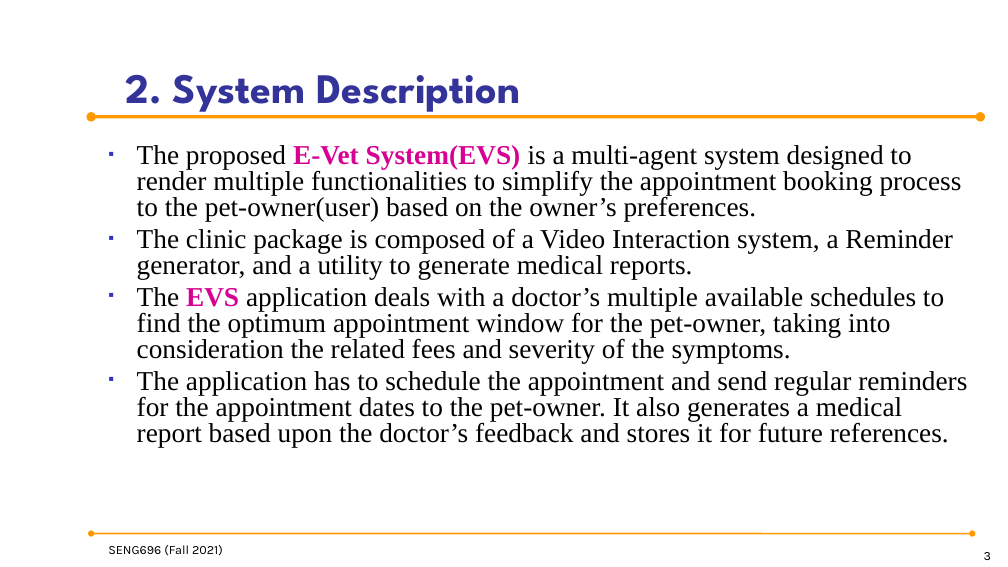
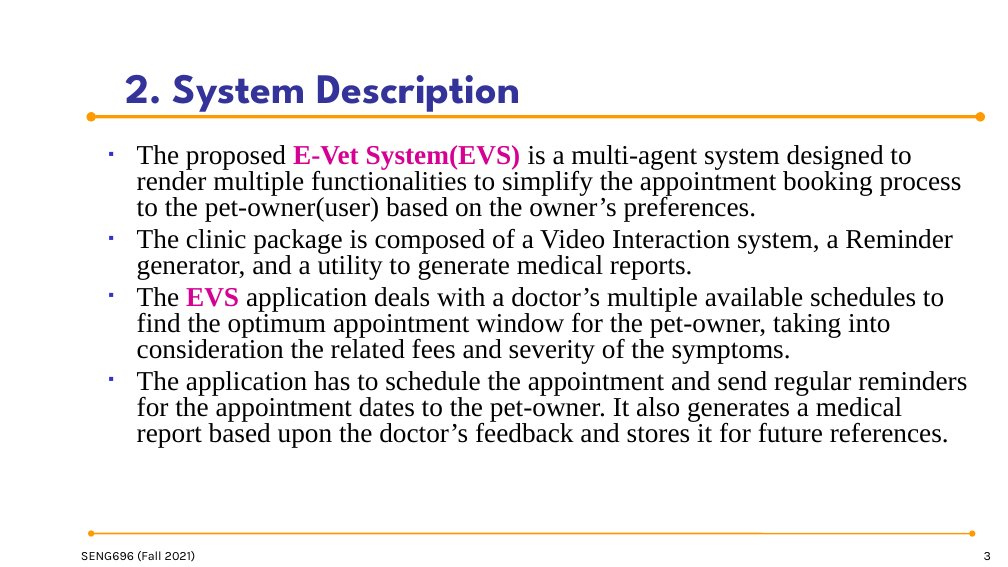
Before and after one commit to anish30145784/SENG696_GroupD, a slide deck: slide 3 of GroupD_ProjectPresentation.pptx. Drawn at 1008x567 pixels with LibreOffice and Linux fonts; fonts in the diff are those of the drawing; background and template pictures are left out. Boxes give left, top, right and bottom in pixels: in the first picture for what was removed or moved away, otherwise in the second. Text is boxed around its words. In the diff, an @@ line names an element or a change of style, - is before the commit and + after.

Commit message:
Added Agent Description to Presentation

```diff
--- a/GroupD_ProjectPresentation.pptx
+++ b/GroupD_ProjectPresentation.pptx
@@ text "SENG696 (Fall 2021)": place and size @@
-text "SENG696 (Fall 2021)" at (108, 545, 223, 556)
+text "SENG696 (Fall 2021)" at (81, 551, 196, 562)
```
Also in this commit, not shown: 11 other slides changed, 1 slide added.
